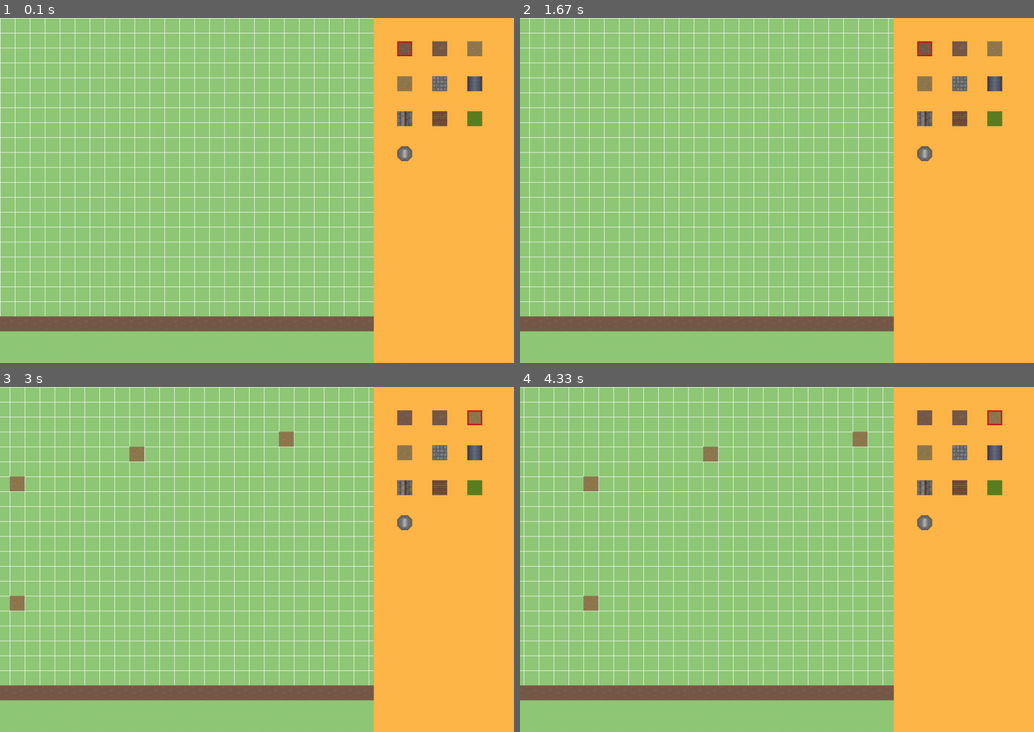
Above: before the commit, frames 1-4 (two rows, left to right).
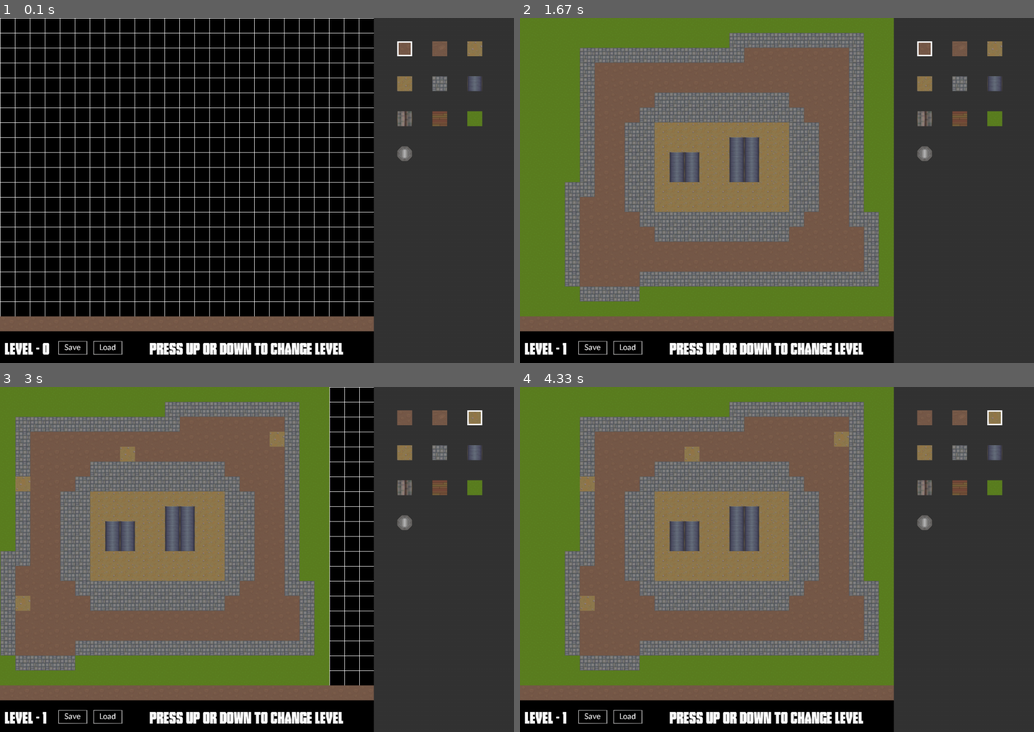
Above: after the commit, the same moments.

Repository: Jhoczi/TankPYGAME
Game: pygame game, started from mapGenerator.py
Two runs of this game, one before a commit and one after it. Both use one fixed random seed, a clock stepped at 60 frames per second and the inputs below.
Inputs (mouse positions are in pixels of both pictures, inside the frame that each line leads up to):
- Up to frame 1 (0.1 s): no input
- Up to frame 2 (1.67 s): hold Right 0.33-0.8 s; hold Up 0.83-1.13 s; click (627, 349) at 1.22 s
- Up to frame 3 (3 s): press the mouse at (472, 418) at 1.7 s; move the mouse to (323, 431) at 1.8 s; release the mouse at (174, 445) at 1.93 s; press the mouse at (71, 718) at 2.03 s; move the mouse to (66, 600) at 2.13 s; release the mouse at (61, 483) at 2.27 s; hold Right 2.33-2.8 s; hold Left from 2.83 s (still down)
- Up to frame 4 (4.33 s): release Left at 3.37 s; hold Down 3.4-3.7 s; hold Up from 4.17 s (still down)

The runs differ from the first frame. In frame 1, 96% of the frame differs, in the area x 0-100%, y 0-100%; in frame 2, 96%; in frame 3, 96%; in frame 4, 96%.

Commit message:
First prototype of map creator

Diff:
--- /dev/null
+++ b/level0_data.csv
@@ -0,0 +1,21 @@
+4,4,4,4,4,4,4,4,4,4,4,4,4,4,4,4,4,4,4,4,4,4,4,4,4,-1,-1,-1,-1,-1
+4,8,8,8,8,8,8,8,8,8,8,8,8,8,8,8,8,8,8,8,8,8,8,8,4,-1,-1,-1,-1,-1
+4,8,8,8,8,8,8,8,8,8,8,8,8,8,8,8,8,8,8,8,8,8,8,8,4,-1,-1,-1,-1,-1
+4,8,8,8,8,8,8,8,8,8,8,8,8,8,8,8,8,8,8,8,8,8,8,8,4,-1,-1,-1,-1,-1
+4,8,8,8,4,4,4,4,4,4,4,4,4,4,4,4,4,4,4,4,4,8,8,8,4,-1,-1,-1,-1,-1
+4,8,8,8,4,2,2,2,2,2,2,2,2,2,2,2,2,2,2,2,4,8,8,8,4,-1,-1,-1,-1,-1
+4,8,8,8,4,2,2,2,2,2,2,2,2,2,2,2,2,2,2,2,4,8,8,8,4,-1,-1,-1,-1,-1
+4,8,8,8,4,2,2,2,4,4,4,2,2,2,2,2,2,2,2,2,4,8,8,8,4,-1,-1,-1,-1,-1
+4,8,8,8,4,2,2,2,4,4,4,4,4,4,4,4,4,2,2,2,4,8,8,8,4,-1,-1,-1,-1,-1
+4,8,8,8,4,2,2,2,4,4,4,4,4,4,4,4,4,2,2,2,4,8,8,8,4,-1,-1,-1,-1,-1
+4,8,8,8,4,2,2,2,4,4,4,4,4,4,4,4,4,2,2,2,4,8,8,8,4,-1,-1,-1,-1,-1
+4,8,8,8,4,2,2,2,4,4,4,4,4,4,4,4,4,2,2,2,4,8,8,8,4,-1,-1,-1,-1,-1
+4,8,8,8,4,2,2,2,2,2,2,2,2,2,4,4,4,2,2,2,4,8,8,8,4,-1,-1,-1,-1,-1
+4,8,8,8,4,2,2,2,2,2,2,2,2,2,2,2,2,2,2,2,4,8,8,8,4,-1,-1,-1,-1,-1
+4,8,8,8,4,2,2,2,2,2,2,2,2,2,2,2,2,2,2,2,4,8,8,8,4,-1,-1,-1,-1,-1
+4,8,8,8,4,4,4,4,4,4,4,4,4,4,4,4,4,4,4,4,4,8,8,8,4,-1,-1,-1,-1,-1
+4,8,8,8,8,8,8,8,8,8,8,8,8,8,8,8,8,8,8,8,8,8,8,8,4,-1,-1,-1,-1,-1
+4,8,8,8,8,8,8,8,8,8,8,8,8,8,8,8,8,8,8,8,8,8,8,8,4,-1,-1,-1,-1,-1
+4,8,8,8,8,8,8,8,8,8,8,8,8,8,8,8,8,8,8,8,8,8,8,8,4,-1,-1,-1,-1,-1
+4,4,4,4,4,4,4,4,4,4,4,4,4,4,4,4,4,4,4,4,4,4,4,4,4,-1,-1,-1,-1,-1
+0,0,0,0,0,0,0,0,0,0,0,0,0,0,0,0,0,0,0,0,0,0,0,0,0,0,0,0,0,0
--- /dev/null
+++ b/level1_data.csv
@@ -0,0 +1,21 @@
+8,8,8,8,8,8,8,8,8,8,8,8,8,8,8,8,8,8,8,8,8,8,8,8,8,-1,-1,-1,-1,-1
+8,8,8,8,8,8,8,8,8,8,8,8,8,8,4,4,4,4,4,4,4,4,4,8,8,-1,-1,-1,-1,-1
+8,8,8,8,4,4,4,4,4,4,4,4,4,4,4,0,0,0,0,0,0,0,4,8,8,-1,-1,-1,-1,-1
+8,8,8,8,4,0,0,0,0,0,0,0,0,0,0,0,0,0,0,0,0,0,4,8,8,-1,-1,-1,-1,-1
+8,8,8,8,4,0,0,0,0,0,0,0,0,0,0,0,0,0,0,0,0,0,4,8,8,-1,-1,-1,-1,-1
+8,8,8,8,4,0,0,0,0,4,4,4,4,4,4,4,4,4,0,0,0,0,4,8,8,-1,-1,-1,-1,-1
+8,8,8,8,4,0,0,0,4,4,4,4,4,4,4,4,4,4,4,0,0,0,4,8,8,-1,-1,-1,-1,-1
+8,8,8,8,4,0,0,4,4,3,3,3,3,3,3,3,3,3,4,4,0,0,4,8,8,-1,-1,-1,-1,-1
+8,8,8,8,4,0,0,4,4,3,3,3,3,3,5,5,3,3,4,4,0,0,4,8,8,-1,-1,-1,-1,-1
+8,8,8,8,4,0,0,4,4,3,5,5,3,3,5,5,3,3,4,4,0,0,4,8,8,-1,-1,-1,-1,-1
+8,8,8,8,4,0,0,4,4,3,5,5,3,3,5,5,3,3,4,4,0,0,4,8,8,-1,-1,-1,-1,-1
+8,8,8,4,4,0,0,4,4,3,3,3,3,3,3,3,3,3,4,4,0,0,4,8,8,-1,-1,-1,-1,-1
+8,8,8,4,0,0,0,4,4,3,3,3,3,3,3,3,3,3,4,4,0,0,4,8,8,-1,-1,-1,-1,-1
+8,8,8,4,0,0,0,0,4,4,4,4,4,4,4,4,4,4,4,0,0,0,4,4,8,-1,-1,-1,-1,-1
+8,8,8,4,0,0,0,0,0,4,4,4,4,4,4,4,4,4,0,0,0,0,0,4,8,-1,-1,-1,-1,-1
+8,8,8,4,0,0,0,0,0,0,0,0,0,0,0,0,0,0,0,0,0,0,0,4,8,-1,-1,-1,-1,-1
+8,8,8,4,0,0,0,0,0,0,0,0,0,0,0,0,0,0,0,0,0,0,0,4,8,-1,-1,-1,-1,-1
+8,8,8,4,0,0,0,0,4,4,4,4,4,4,4,4,4,4,4,4,4,4,4,4,8,-1,-1,-1,-1,-1
+8,8,8,8,4,4,4,4,8,8,8,8,8,8,8,8,8,8,8,8,8,8,8,8,8,-1,-1,-1,-1,-1
+8,8,8,8,8,8,8,8,8,8,8,8,8,8,8,8,8,8,8,8,8,8,8,8,8,-1,-1,-1,-1,-1
+0,0,0,0,0,0,0,0,0,0,0,0,0,0,0,0,0,0,0,0,0,0,0,0,0,0,0,0,0,0
--- /dev/null
+++ b/level2_data.csv
@@ -0,0 +1,21 @@
+4,4,4,4,4,4,4,4,4,4,4,4,4,4,4,4,4,4,4,4,4,4,4,4,4,-1,-1,-1,-1,-1
+4,4,4,4,4,7,7,7,7,7,7,7,7,7,7,7,7,7,7,7,4,4,4,4,4,-1,-1,-1,-1,-1
+4,4,4,4,7,7,7,7,7,7,7,7,7,7,7,7,7,7,7,7,7,4,4,4,4,-1,-1,-1,-1,-1
+4,4,4,7,7,7,7,7,7,7,7,7,7,7,7,7,7,7,7,7,7,7,4,4,4,-1,-1,-1,-1,-1
+4,4,7,7,7,7,7,7,7,7,6,6,6,7,7,7,7,7,7,7,7,7,7,4,4,-1,-1,-1,-1,-1
+4,7,7,7,7,7,7,7,7,7,7,6,7,7,7,7,7,7,7,7,7,7,7,7,4,-1,-1,-1,-1,-1
+4,7,7,7,7,5,5,7,7,7,7,6,7,7,6,7,7,7,7,7,7,6,7,7,4,-1,-1,-1,-1,-1
+4,7,7,7,7,5,5,7,7,7,7,6,7,7,6,6,6,6,6,6,6,6,7,7,4,-1,-1,-1,-1,-1
+4,7,7,7,7,5,5,7,7,7,7,6,7,7,6,7,7,7,7,7,7,6,7,7,4,-1,-1,-1,-1,-1
+4,7,7,7,7,5,5,7,7,7,7,6,7,7,7,7,7,7,7,7,7,7,7,7,4,-1,-1,-1,-1,-1
+4,7,7,7,7,7,7,7,7,7,7,6,7,7,7,7,7,7,7,7,7,7,7,7,4,-1,-1,-1,-1,-1
+4,7,7,7,7,7,7,7,7,7,6,6,6,7,7,7,7,5,5,5,7,7,7,7,4,-1,-1,-1,-1,-1
+4,7,7,7,7,7,7,7,7,7,7,7,7,7,7,7,7,5,5,5,7,7,7,7,4,-1,-1,-1,-1,-1
+4,7,7,7,7,4,4,4,7,7,7,7,7,7,7,7,7,7,7,7,7,7,7,7,4,-1,-1,-1,-1,-1
+4,7,7,7,7,4,4,4,7,7,7,7,7,7,5,7,7,7,7,7,7,7,7,7,4,-1,-1,-1,-1,-1
+4,4,7,7,7,7,4,4,4,7,7,7,7,7,5,7,7,7,7,7,7,7,7,4,4,-1,-1,-1,-1,-1
+4,4,4,7,7,7,4,4,4,7,7,7,7,7,5,7,7,7,7,7,7,7,4,4,4,-1,-1,-1,-1,-1
+4,4,4,4,7,7,7,7,7,7,7,7,7,7,7,7,7,7,7,7,7,4,4,4,4,-1,-1,-1,-1,-1
+4,4,4,4,4,7,7,7,7,7,7,7,7,7,7,7,7,7,7,7,4,4,4,4,4,-1,-1,-1,-1,-1
+4,4,4,4,4,4,4,4,4,4,4,4,4,4,4,4,4,4,4,4,4,4,4,4,4,-1,-1,-1,-1,-1
+0,0,0,0,0,0,0,0,0,0,0,0,0,0,0,0,0,0,0,0,0,0,0,0,0,0,0,0,0,0
--- a/mapGenerator.py
+++ b/mapGenerator.py
@@ -1,5 +1,6 @@
 import pygame
 from Generator.button import *
+import csv
 pygame.init()
 
 #gamewindow
@@ -13,13 +14,14 @@
 currentTile = 0
 TILESIZE = 32
 ROWS = (SCREEN_WIDTH - LOWER_MARGIN) // TILESIZE
-COLS = 150
+COLS = 30
 GROUNDTILETYPES = 9
 # define game variables
 scrollLeft = False
 scrollRight = False
 scroll = 0
 scrollSpeed = 1
+level = 0
 
 screen = pygame.display.set_mode([SCREEN_WIDTH + SIDE_MARGIN,SCREEN_HEIGHT + LOWER_MARGIN])
 pygame.display.set_caption("TANK Level Editor")
@@ -37,7 +39,9 @@
 g8_img = pygame.image.load('Assets/ground8.png').convert_alpha()
 g9_img = pygame.image.load('Assets/ground9.png').convert_alpha()
 platfrom_img = pygame.image.load('Assets/platform.png').convert_alpha()
-
+# load button img
+saveButtonImg = pygame.image.load('img/saveButton.png').convert_alpha()
+loadButtonImg = pygame.image.load('img/loadButton.png').convert_alpha()
 # store tiles in a list
 imgList = []
 for i in range(GROUNDTILETYPES):
@@ -51,6 +55,11 @@
 WHITE = (255,255,255)
 RED = (200,25,25)
 ORANGE = (255,183,74)
+LIGHTDARK = (52,52,52)
+BLACK = (0,0,0)
+
+#define font:
+font = pygame.font.Font('Fonts/tank.ttf',30)
 
 # create empty tile list
 worldData = []
@@ -62,11 +71,15 @@
 for tile in range(0,COLS):
     worldData[ROWS - 1][tile] = 0
 
-print(worldData)
+#print(worldData)
+# function for outputting text onto the screen
+def DrawText(text,font,text_col,x,y):
+    text_surface = font.render(text, True, text_col)
+    screen.blit(text_surface,(x,y))
 
 # function for drawing background:
 def DrawBackground():
-    screen.fill(GREEN)
+    screen.fill(BLACK)
     #widthG1 = g1_img.get_width()
     #screen.blit(g1_img,((widthG1 + 128) - scroll * 0.5,0))
     """
@@ -96,6 +109,9 @@
 
 
 # create buttons
+saveButton = Button(0.15 * SCREEN_WIDTH, SCREEN_HEIGHT + LOWER_MARGIN - 50, saveButtonImg, 0.35)
+loadButton = Button(0.15 * SCREEN_WIDTH + 75, SCREEN_HEIGHT + LOWER_MARGIN - 50, loadButtonImg, 0.35)
+# button list
 buttonList = []
 buttonCol = 0
 buttonRow = 0
@@ -112,7 +128,7 @@
     # scroll the map
     if scrollLeft == True and scroll > 0:
         scroll -= 5 * scrollSpeed
-    if scrollRight == True:
+    if scrollRight == True and scroll < (COLS * TILESIZE) - SCREEN_WIDTH:
         scroll += 5 * scrollSpeed
 
     # add new tiles to the screen
@@ -134,6 +150,10 @@
         if event.type == pygame.QUIT:
             run = False
         if event.type == pygame.KEYDOWN:
+            if event.key == pygame.K_UP:
+                level += 1
+            if event.key == pygame.K_DOWN and level > 0:
+                level -= 1
             if event.key == pygame.K_LEFT:
                 scrollLeft = True
             if event.key == pygame.K_RIGHT:
@@ -150,8 +170,26 @@
     DrawBackground()
     DrawGrid()
     DrawWorld()
+    DrawText(f'Level - {level}',font,WHITE,10,SCREEN_HEIGHT + LOWER_MARGIN // 2)
+    DrawText(f'Press UP or DOWN to change level',font,WHITE, 0.4 * SCREEN_WIDTH ,SCREEN_HEIGHT + LOWER_MARGIN // 2)
+    # save and load data
+    if saveButton.Draw(screen):
+        # save level data
+        with open(f'level{level}_data.csv', 'w', newline='') as csvfile:
+            writer = csv.writer(csvfile, delimiter = ',')
+            for row in worldData:
+                writer.writerow(row)
+    if loadButton.Draw(screen):
+        # load in level data
+        # reset scrol lback to teh start of the level
+        scroll = 0
+        with open(f'level{level}_data.csv', newline='') as csvfile:
+            reader = csv.reader(csvfile, delimiter = ',')
+            for x,row in enumerate(reader):
+                for y, tile in enumerate(row):
+                    worldData[x][y] = int(tile)
     # Draw panel area
-    pygame.draw.rect(screen, ORANGE, (SCREEN_WIDTH, 0, SIDE_MARGIN, SCREEN_HEIGHT+LOWER_MARGIN))
+    pygame.draw.rect(screen, LIGHTDARK, (SCREEN_WIDTH, 0, SIDE_MARGIN, SCREEN_HEIGHT+LOWER_MARGIN))
     # Draw buttons with my tiles:
     # choose a tile
     buttonCount = 0
@@ -160,7 +198,7 @@
             currentTile = buttonCount
     #print(currentTile)
     # highlight the selected tile
-    pygame.draw.rect(screen, RED, buttonList[currentTile].rect, 3)
+    pygame.draw.rect(screen, WHITE, buttonList[currentTile].rect, 3)
     pygame.display.update()
     clock.tick(FPS)
 pygame.quit()
Binary file added: img/loadButton.png
Binary file added: img/saveButton.png
